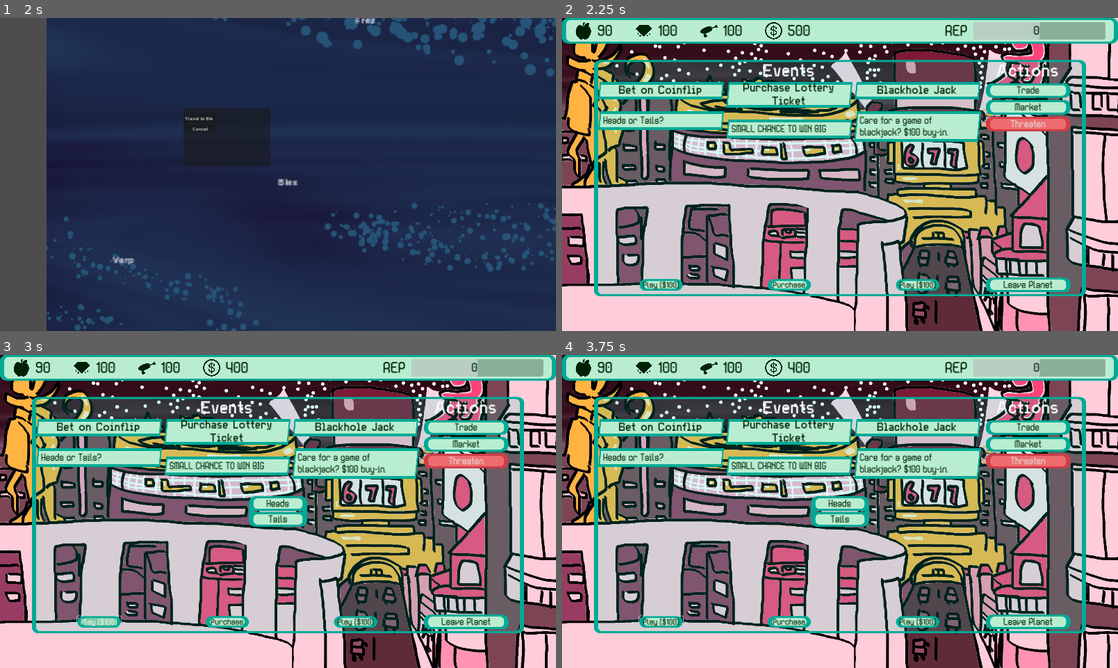
Above: before the commit, frames 1-4 (two rows, left to right).
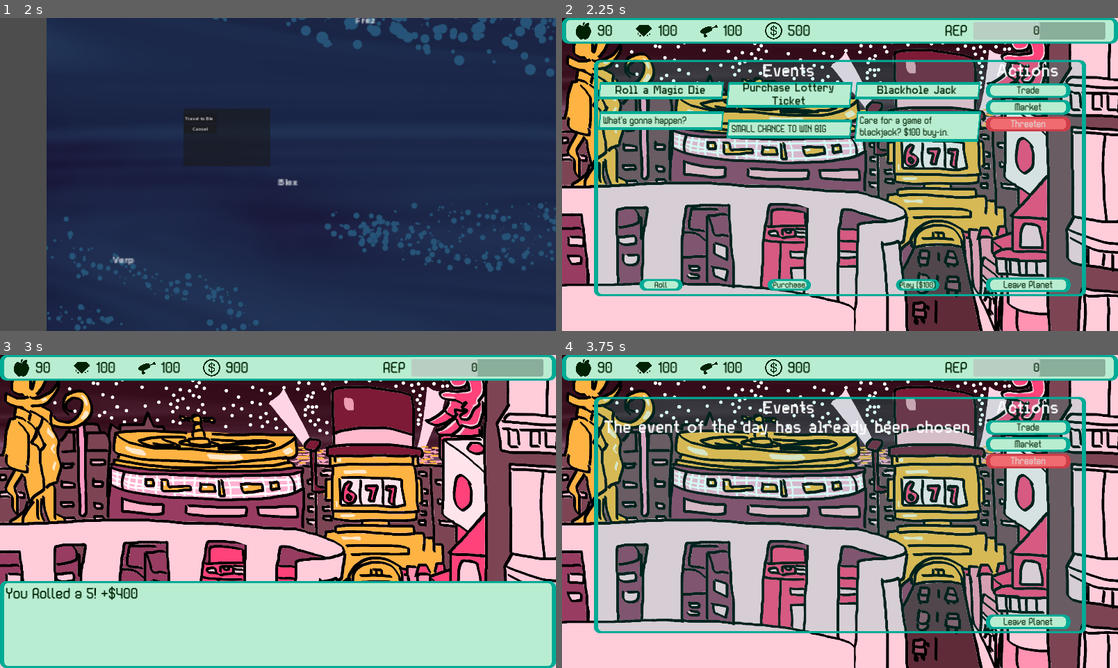
Above: after the commit, the same moments.

Repository: TheWorldisWatchingGameJam/TheWorldisWatching
Game: Godot game, scene res://Scenes/main.tscn
The game is run twice, just before and just after one commit, with the same random seed, the same clock (stepped at 60 frames per second) and the same inputs. The engine's default icon, where the game draws it, is replaced by a stand-in: a white triangle on a blue panel in a dark square.
Inputs (mouse positions are in pixels of both pictures, inside the frame that each line leads up to):
- Up to frame 1 (2 s): tap Enter at 0.5 s; move the mouse to (105, 177) at 0.52 s; click (105, 177) at 0.67 s; tap Space at 1.25 s; move the mouse to (116, 177) at 1.27 s; click (116, 177) at 1.42 s
- Up to frame 2 (2.25 s): click "Travel to Blex" at 2 s
- Up to frame 3 (3 s): click (100, 621) at 2.75 s, where only the run after the commit has a clickable "Roll"
- Up to frame 4 (3.75 s): click (662, 621) at 3.5 s, where only the run before the commit has a clickable "Play ($100)"

Frame 1 is identical in both runs. In frame 2, 0.6% of the frame differs, in the area x 7-26%, y 21-87%; in frame 3, 75%, in the area x 0-100%, y 2-100%; in frame 4, 11%.
Error in both runs: Invalid assignment of property or key 'texture' with value of type 'CompressedTexture2D' on a base object of type 'Nil'. (res://PlanetNode.gd:17)

Commit message:
Blex event

Diff:
--- /dev/null
+++ b/TWIW/Scripts/Resources/Events/Blex Events/roll_a_magic_die.tres
@@ -0,0 +1,136 @@
+[gd_resource type="Resource" script_class="Event" load_steps=26 format=3 uid="uid://b20gosu1ps3s4"]
+
+[ext_resource type="Script" path="res://Scripts/Components/event_choice.gd" id="1_b7ath"]
+[ext_resource type="Script" path="res://Scripts/Components/event_cost.gd" id="2_wbp1c"]
+[ext_resource type="Script" path="res://Scripts/Components/event_condition.gd" id="3_ap8yc"]
+[ext_resource type="Script" path="res://Scripts/Components/dialogue_item.gd" id="4_o7iy1"]
+[ext_resource type="Script" path="res://Scripts/Components/event_effect.gd" id="5_riftl"]
+[ext_resource type="Script" path="res://Scripts/Components/event.gd" id="6_a16sb"]
+
+[sub_resource type="Resource" id="Resource_kgjeb"]
+script = ExtResource("4_o7iy1")
+name = ""
+dialogue = "You rolled a 1! -$100"
+
+[sub_resource type="Resource" id="Resource_7y31y"]
+script = ExtResource("2_wbp1c")
+cost_type = "Money"
+cost_value = -100
+on_planet = &""
+on_current_planet = false
+
+[sub_resource type="Resource" id="Resource_p7041"]
+script = ExtResource("5_riftl")
+effect_value_token = SubResource("Resource_7y31y")
+effect_probability = 1
+effect_dialogue = Array[ExtResource("4_o7iy1")]([SubResource("Resource_kgjeb")])
+
+[sub_resource type="Resource" id="Resource_k5uap"]
+script = ExtResource("4_o7iy1")
+name = ""
+dialogue = "You rolled a 2! -$50"
+
+[sub_resource type="Resource" id="Resource_2qm8v"]
+script = ExtResource("2_wbp1c")
+cost_type = "Money"
+cost_value = -50
+on_planet = &""
+on_current_planet = false
+
+[sub_resource type="Resource" id="Resource_82ntf"]
+script = ExtResource("5_riftl")
+effect_value_token = SubResource("Resource_2qm8v")
+effect_probability = 1
+effect_dialogue = Array[ExtResource("4_o7iy1")]([SubResource("Resource_k5uap")])
+
+[sub_resource type="Resource" id="Resource_oryyc"]
+script = ExtResource("4_o7iy1")
+name = ""
+dialogue = "You rolled a 3! +$100"
+
+[sub_resource type="Resource" id="Resource_7ajvg"]
+script = ExtResource("2_wbp1c")
+cost_type = "Money"
+cost_value = 100
+on_planet = &""
+on_current_planet = false
+
+[sub_resource type="Resource" id="Resource_4yioy"]
+script = ExtResource("5_riftl")
+effect_value_token = SubResource("Resource_7ajvg")
+effect_probability = 1
+effect_dialogue = Array[ExtResource("4_o7iy1")]([SubResource("Resource_oryyc")])
+
+[sub_resource type="Resource" id="Resource_a7e1e"]
+script = ExtResource("4_o7iy1")
+name = ""
+dialogue = "You rolled a 6! +15 rep on this planet"
+
+[sub_resource type="Resource" id="Resource_pfki4"]
+script = ExtResource("2_wbp1c")
+cost_type = "Rep"
+cost_value = 15
+on_planet = &"Blex"
+on_current_planet = false
+
+[sub_resource type="Resource" id="Resource_w14vk"]
+script = ExtResource("5_riftl")
+effect_value_token = SubResource("Resource_pfki4")
+effect_probability = 1
+effect_dialogue = Array[ExtResource("4_o7iy1")]([SubResource("Resource_a7e1e")])
+
+[sub_resource type="Resource" id="Resource_ygpf6"]
+script = ExtResource("4_o7iy1")
+name = ""
+dialogue = "You rolled a 4! +1 Luxury Production"
+
+[sub_resource type="Resource" id="Resource_fijhq"]
+script = ExtResource("4_o7iy1")
+name = ""
+dialogue = ""
+
+[sub_resource type="Resource" id="Resource_vokny"]
+script = ExtResource("2_wbp1c")
+cost_type = "LuxuryProd"
+cost_value = 1
+on_planet = &""
+on_current_planet = false
+
+[sub_resource type="Resource" id="Resource_voomu"]
+script = ExtResource("5_riftl")
+effect_value_token = SubResource("Resource_vokny")
+effect_probability = 1
+effect_dialogue = Array[ExtResource("4_o7iy1")]([SubResource("Resource_ygpf6"), SubResource("Resource_fijhq")])
+
+[sub_resource type="Resource" id="Resource_822hd"]
+script = ExtResource("4_o7iy1")
+name = ""
+dialogue = "You Rolled a 5! +$400"
+
+[sub_resource type="Resource" id="Resource_ltagv"]
+script = ExtResource("2_wbp1c")
+cost_type = "Money"
+cost_value = 400
+on_planet = &""
+on_current_planet = false
+
+[sub_resource type="Resource" id="Resource_j5cn7"]
+script = ExtResource("5_riftl")
+effect_value_token = SubResource("Resource_ltagv")
+effect_probability = 1
+effect_dialogue = Array[ExtResource("4_o7iy1")]([SubResource("Resource_822hd")])
+
+[resource]
+script = ExtResource("6_a16sb")
+event_id = "roll_magic_die"
+event_name = &"Roll a Magic Die"
+event_desc = "What's gonna happen?"
+event_button_text = "Roll"
+is_priority = true
+one_time_event = false
+home_exclusive = true
+event_conditions = Array[ExtResource("3_ap8yc")]([])
+event_dialogue = Array[ExtResource("4_o7iy1")]([])
+event_effects = Array[ExtResource("5_riftl")]([SubResource("Resource_p7041"), SubResource("Resource_82ntf"), SubResource("Resource_4yioy"), SubResource("Resource_w14vk"), SubResource("Resource_voomu"), SubResource("Resource_j5cn7")])
+choices = Array[ExtResource("1_b7ath")]([])
+cost = Array[ExtResource("2_wbp1c")]([])
--- a/TWIW/Scripts/Resources/Planets/Blex.tres
+++ b/TWIW/Scripts/Resources/Planets/Blex.tres
@@ -11,6 +11,7 @@
 [ext_resource type="Texture2D" uid="uid://um3xpam1bcfr" path="res://Assets/PlanetSprites/Blex.webp" id="7_j0e1l"]
 [ext_resource type="Resource" uid="uid://sincjusw6kco" path="res://Scripts/Resources/Events/Blex Events/bet_on_coinflip.tres" id="8_p4gdh"]
 [ext_resource type="Texture2D" uid="uid://bvscmh8x1ue6o" path="res://Assets/CharacterSprites/khevynfram.png" id="8_ywsn1"]
+[ext_resource type="Resource" uid="uid://b20gosu1ps3s4" path="res://Scripts/Resources/Events/Blex Events/roll_a_magic_die.tres" id="9_0fxvf"]
 
 [resource]
 script = ExtResource("5_fu0gs")
@@ -30,7 +31,7 @@
 current_relations = Array[ExtResource("2_skv75")]([])
 current_reputation = Array[ExtResource("3_syww1")]([])
 current_info = Array[ExtResource("1_k8x0i")]([])
-event_pool = Array[ExtResource("4_5qy3j")]([ExtResource("5_yqb73"), ExtResource("7_fiond"), ExtResource("8_p4gdh")])
+event_pool = Array[ExtResource("4_5qy3j")]([ExtResource("5_yqb73"), ExtResource("7_fiond"), ExtResource("8_p4gdh"), ExtResource("9_0fxvf")])
 live_events = Array[ExtResource("4_5qy3j")]([])
 event_history = Array[ExtResource("4_5qy3j")]([])
 leader_name = "Khevyn \"The Father\" Fram"
Not shown: 1 places in TWIW/Scripts/Resources/Planets/Blex.tres that only renumber resources
